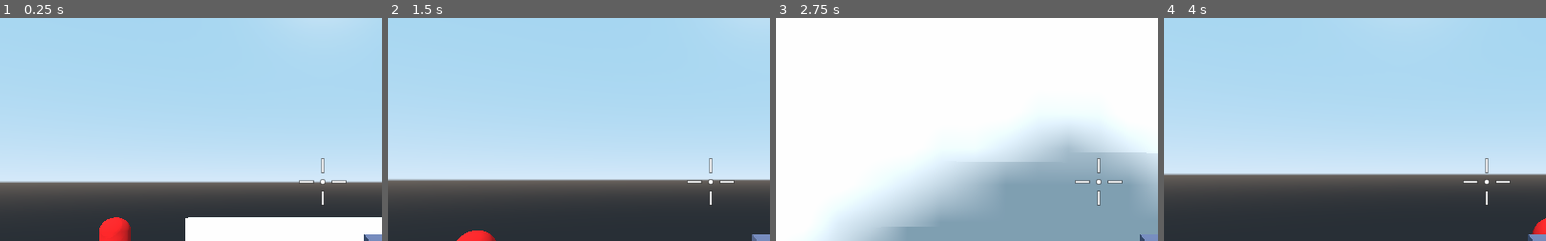
Above: before the commit, frames 1-4 (left to right).
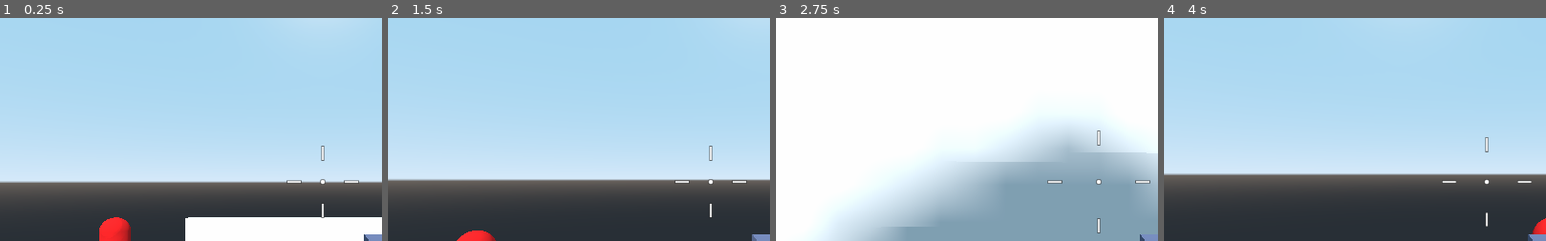
Above: after the commit, the same moments.

Repository: cedmundo/tutorial-fps
Game: Godot game, scene res://Main.tscn
The game is run twice, just before and just after one commit, with the same random seed, the same clock (stepped at 60 frames per second) and the same inputs.
Inputs (mouse positions are % of the whole screen's width and height, from its top left):
- Up to frame 1 (0.25 s): no input
- Up to frame 2 (1.5 s): move the mouse to (55, 50) at 0.52 s; hold Shift (sprint) 0.53-1.28 s; hold W (forward) from 0.53 s (still down); right-click (55, 50) at 0.6 s; tap Space (jump) at 0.77 s; move the mouse to (45, 50) at 1.27 s; tap Shift (sprint) at 1.35 s
- Up to frame 3 (2.75 s): keep holding W (forward); tap Space (jump) at 1.52 s; right-click (45, 50) at 1.55 s; move the mouse to (52, 48) at 2.02 s; hold Shift (sprint) from 2.03 s (still down); right-click (52, 48) at 2.1 s
- Up to frame 4 (4 s): keep holding W (forward); move the mouse to (49, 52) at 2.77 s; release Shift (sprint) at 2.78 s; click (49, 52) at 2.85 s; tap Space (jump) at 3.02, 3.77 s; right-click (49, 52) at 3.05 s; move the mouse to (57, 51) at 3.52 s; hold Shift (sprint) from 3.53 s (still down)
The pictures show only the part of the screen within x 8-58%, y 13-63%; the shares and areas given below are measured in that part.

The runs differ from the first frame. In frame 1, 0.3% of the frame differs, in the area x 75-94%, y 57-90%; in frame 2, 0.3%; in frame 3, 0.5%, in the area x 71-98%, y 50-97%; in frame 4, 0.3%.

Commit message:
Modify accuracy using velocity

Diff:
--- a/Player.gd
+++ b/Player.gd
@@ -1,6 +1,7 @@
 extends KinematicBody
 
 const aim_pushback_offset = 0.1
+const speed_threshold = 0.1
 
 export(float) var vertical_sensibility = 0.1
 export(float) var horizontal_sensibility = 0.1
@@ -13,20 +14,30 @@
 export(float) var ground_acceleration = 8.0
 export(float) var air_acceleration = 4.0
 export(float) var gun_damage = 20.0
+export(float) var standing_accuracy = 60.0
+export(float) var walking_accuracy = 30.0
+export(float) var sprinting_accuracy = 10.0
+export(float) var ads_accuracy_bonus = 30.0
+export(float) var accuracy_change_speed = 15.0
 
 var velocity = Vector3.ZERO
 var gravity_vec = Vector3.ZERO
 var snap = Vector3.ZERO
+var target_accuracy : float
+var accuracy : float
+var accuracy_bonus : float
 
 onready var camera = $Camera
 onready var weapon_camera = $Camera/WeaponViewport/Viewport/WeaponCamera
 onready var aim_ray = $Camera/AimRay
 onready var muzzle = $Camera/Weapon/Muzzle
 onready var weapon_anim = $WeaponAnimationPlayer
+onready var crosshair = $Crosshair
 
 func _ready():
 	Input.set_mouse_mode(Input.MOUSE_MODE_CAPTURED)
 	weapon_anim.play_backwards("ADS")
+	target_accuracy = standing_accuracy
 
 func _input(event):
 	if event is InputEventMouseMotion:
@@ -42,13 +53,19 @@
 	if event.is_action_pressed("ui_cancel"):
 		Input.set_mouse_mode(Input.MOUSE_MODE_VISIBLE)
 
-func _process(_delta):
+func _process(delta):
 	weapon_camera.global_transform = camera.global_transform
 	if Input.is_action_just_pressed("ads"):
 		weapon_anim.play("ADS")
+		accuracy_bonus = ads_accuracy_bonus
 
 	if Input.is_action_just_released("ads"):
 		weapon_anim.play_backwards("ADS")
+		accuracy_bonus = 0
+
+	# Visualize the accuracy
+	accuracy = lerp(accuracy, target_accuracy + accuracy_bonus, accuracy_change_speed * delta)
+	crosshair.accuracy = accuracy
 
 func _physics_process(delta):
 	var input_strength : Vector2 = Vector2.ZERO
@@ -89,6 +106,15 @@
 	velocity = velocity.linear_interpolate(direction * speed, acceleration * delta)
 	velocity = move_and_slide_with_snap(velocity + gravity_vec, snap, Vector3.UP)
 
+	# Update accuracy
+	var ideal_velocity = direction * speed + gravity_vec
+	if abs(sprint_speed - ideal_velocity.length()) <= speed_threshold:
+		target_accuracy = sprinting_accuracy
+	elif abs(walking_speed - ideal_velocity.length()) <= speed_threshold:
+		target_accuracy = walking_accuracy
+	else:
+		target_accuracy = standing_accuracy
+
 	# Aiming and shooting
 	if Input.is_action_just_pressed("fire"):
 		var space = get_world().direct_space_state
--- a/Player.tscn
+++ b/Player.tscn
@@ -40,6 +40,18 @@
 "transitions": PoolRealArray( 1, 1 ),
 "update": 0,
 "values": [ Vector3( 0.343985, -0.409321, -0.883709 ), Vector3( 0, -0.211, -0.884 ) ]
+}
+tracks/2/type = "value"
+tracks/2/path = NodePath("Crosshair:modulate")
+tracks/2/interp = 1
+tracks/2/loop_wrap = true
+tracks/2/imported = false
+tracks/2/enabled = true
+tracks/2/keys = {
+"times": PoolRealArray( 0, 0.05 ),
+"transitions": PoolRealArray( 1, 0.108819 ),
+"update": 0,
+"values": [ Color( 1, 1, 1, 1 ), Color( 1, 1, 1, 0 ) ]
 }
 
 [node name="Player" type="KinematicBody"]
